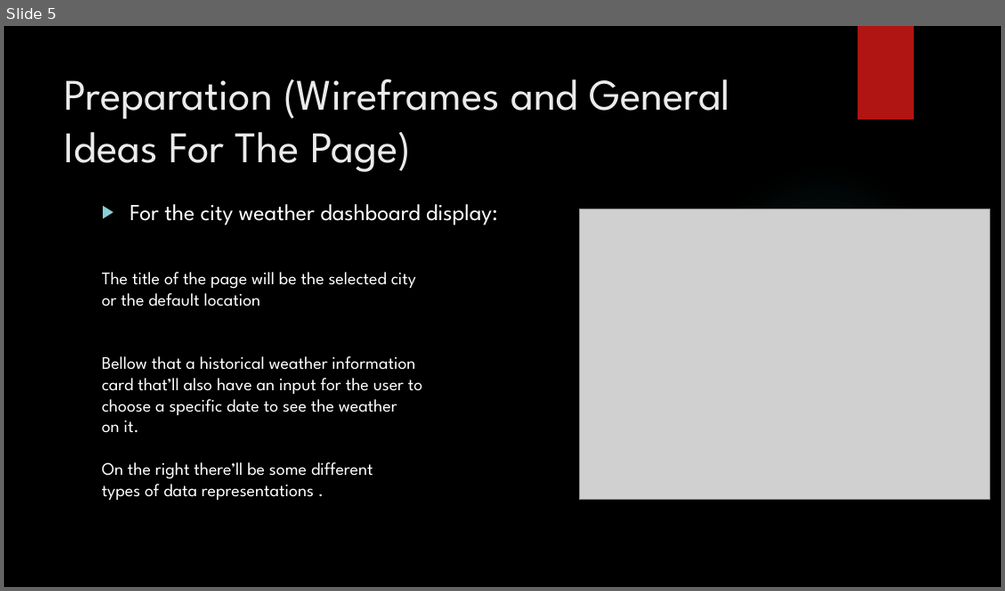
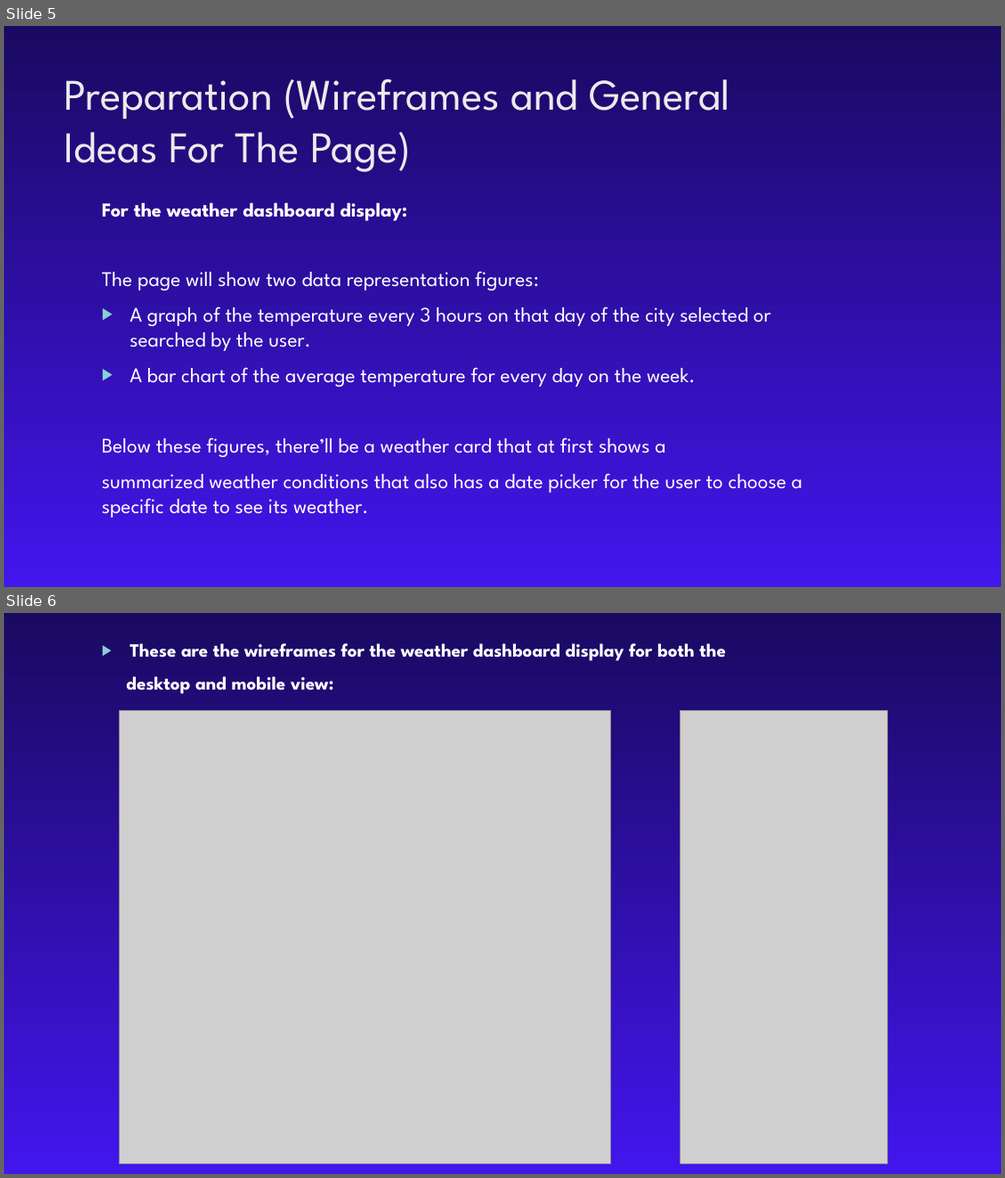
Before and after one commit to KhaledMhmd/Weather-Application, a slide deck: Presentation/Weather Website.pptm. Shown one above the other, each under a label of ours: slide 5 before the commit, slides 5 and 6 after it. The pictures are 1005x591 and 1005x1178 pixels, drawn with LibreOffice and Linux fonts; fonts in the diff are those of the drawing; grey boxes stand for pictures; background and template pictures are left out. Boxes give left, top, right and bottom in pixels: in the first picture for what was removed or moved away, otherwise in the second. Text is boxed around its words. In the diff, an @@ line names an element or a change of style, - is before the commit and + after.

```diff
--- a/Presentation/Weather Website.pptm
+++ b/Presentation/Weather Website.pptm
@@ slide 6 added at (4, 613, 1001, 1174), background gradient #1A0961 to #4216ED @@
@@ text added at (126, 643, 726, 694), 18 pt, text #FFFFFF, bold @@
+▶ These are the wireframes for the weather dashboard display for both the
+desktop and mobile view:
@@ picture added at (119, 710, 610, 1164) @@
@@ picture added at (680, 710, 888, 1164) @@
@@ slide 5 changed as well @@
@@ background picture (left out) to gradient #1A0961 to #4216ED @@
@@ rectangle removed at (858, 26, 914, 119) @@
@@ ellipse removed at (708, 163, 938, 394) @@
@@ text at (102, 202, 802, 517): text changed; size 17 to 20 pt @@
-▶ For the city weather dashboard display:
-The title of the page will be the selected city
-or the default location
-Bellow that a historical weather information
-card that’ll also have an input for the user to
-choose a specific date to see the weather
-on it.
-On the right there’ll be some different
-types of data representations .
+For the weather dashboard display:
+The page will show two data representation figures:
+▶ A graph of the temperature every 3 hours on that day of the city selected or searched by the user.
+▶ A bar chart of the average temperature for every day on the week.
+Below these figures, there’ll be a weather card that at first shows a
+summarized weather conditions that also has a date picker for the user to choose a specific date to see its weather.
@@ picture removed at (579, 209, 989, 499) @@
```
Also in this commit, not shown: 4 other slides changed, 5 other slides added, 1 slide removed, 21 other files.
